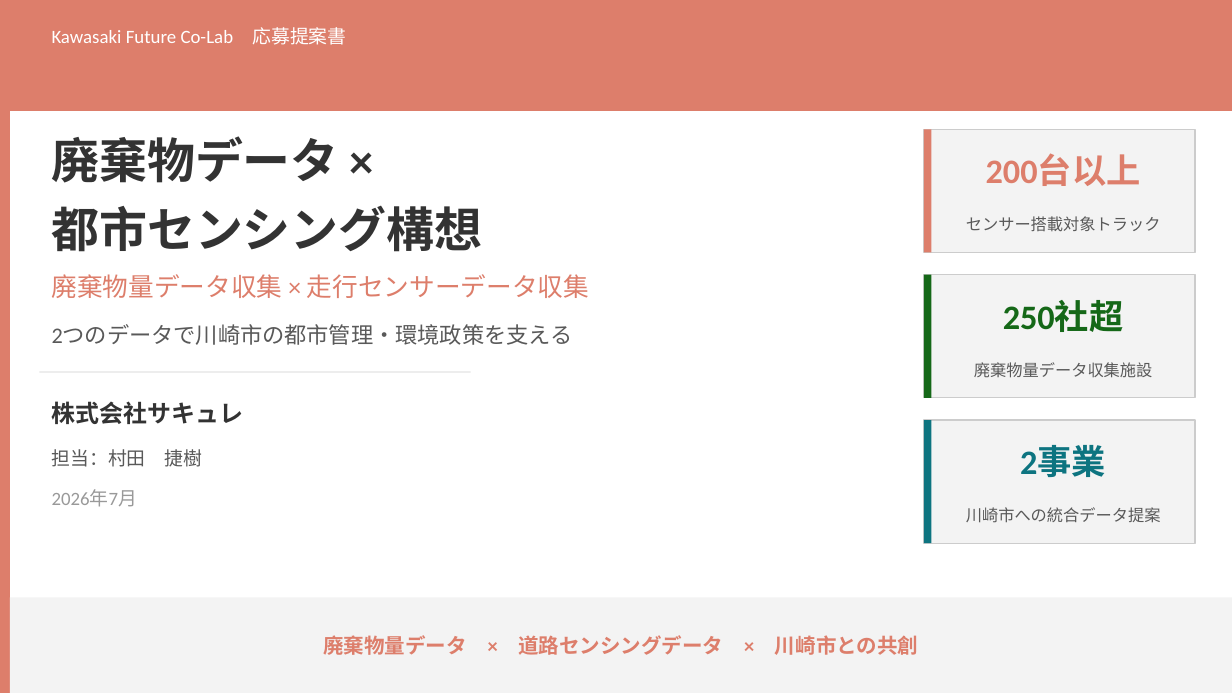
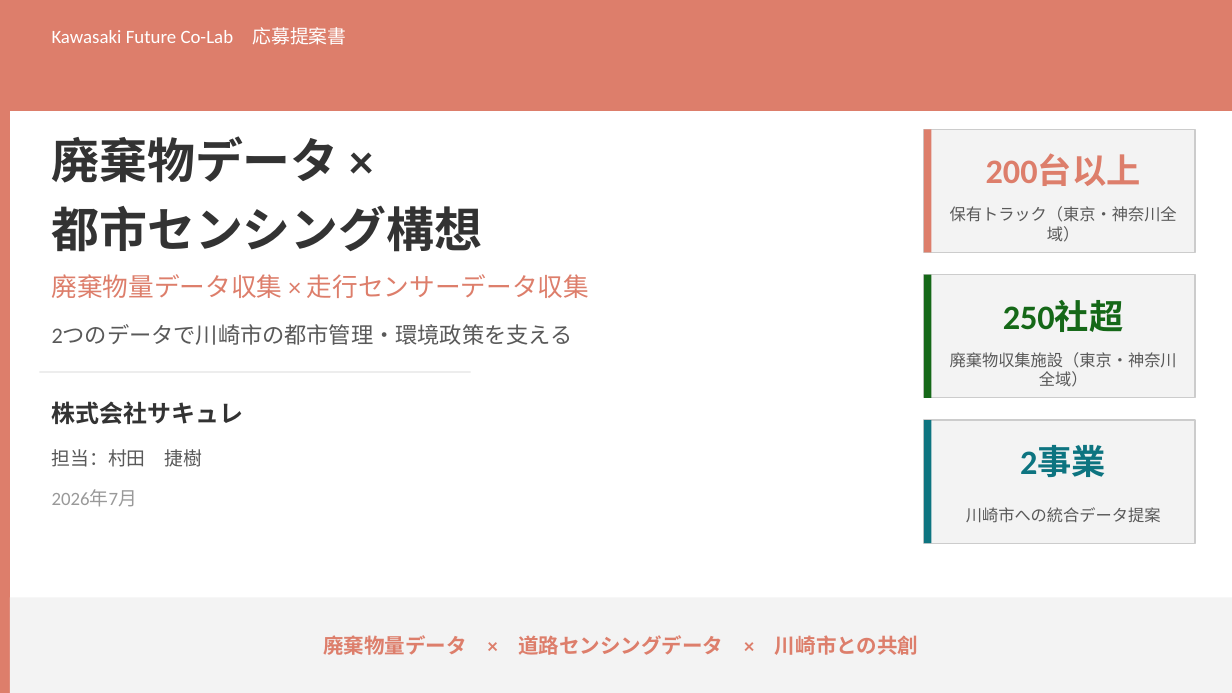
Before and after one commit to monomapblog-ui/sacure, a slide deck: slide 1 of 川崎市_統合提案資料_v2.pptx. Drawn at 1232x693 pixels with LibreOffice and Linux fonts; fonts in the diff are those of the drawing. Boxes give left, top, right and bottom in pixels: in the first picture for what was removed or moved away, otherwise in the second. Text is boxed around its words. In the diff, an @@ line names an element or a change of style, - is before the commit and + after.

```diff
--- a/川崎市_統合提案資料_v2.pptx
+++ b/川崎市_統合提案資料_v2.pptx
@@ text at (950, 206, 1177, 242): text changed @@
-センサー搭載対象トラック
+保有トラック（東京・神奈川全域）
@@ text at (950, 352, 1177, 387): text changed @@
-廃棄物量データ収集施設
+廃棄物収集施設（東京・神奈川全域）
```
Also in this commit, not shown: 2 other slides changed, 2 other files.
